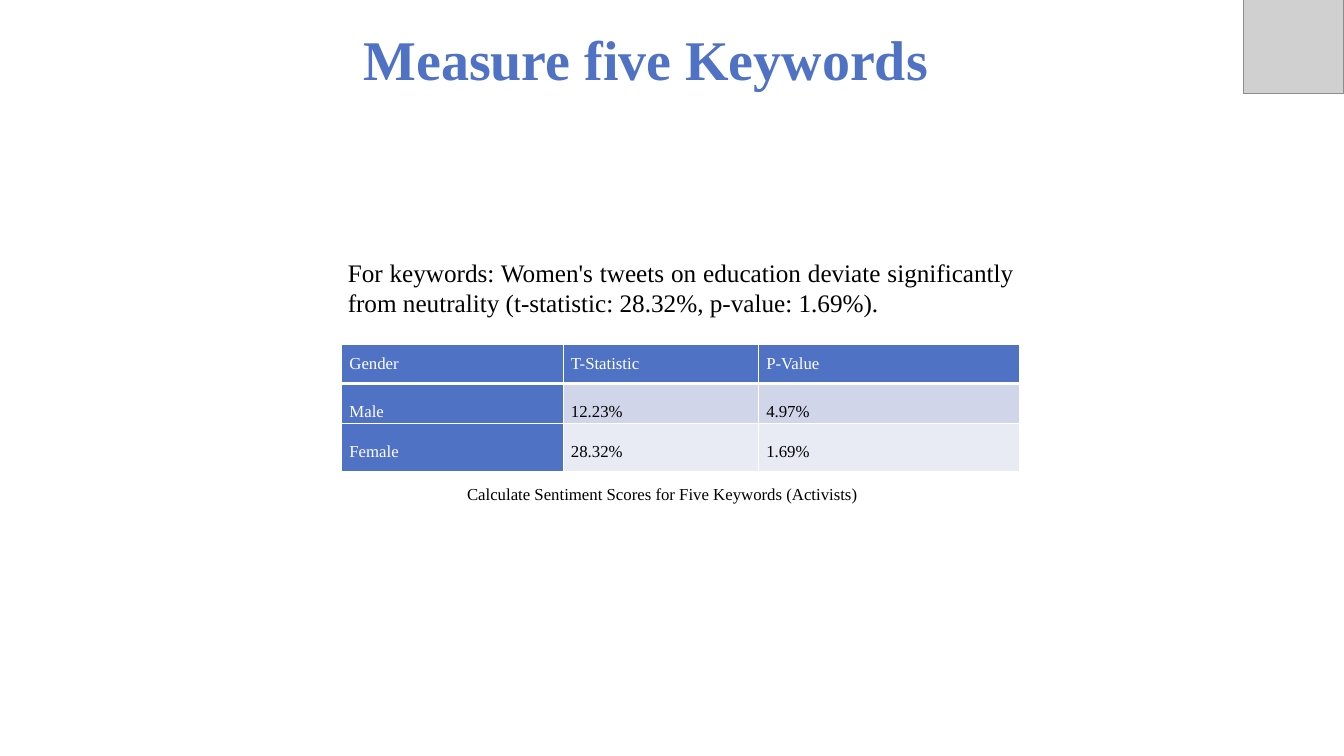
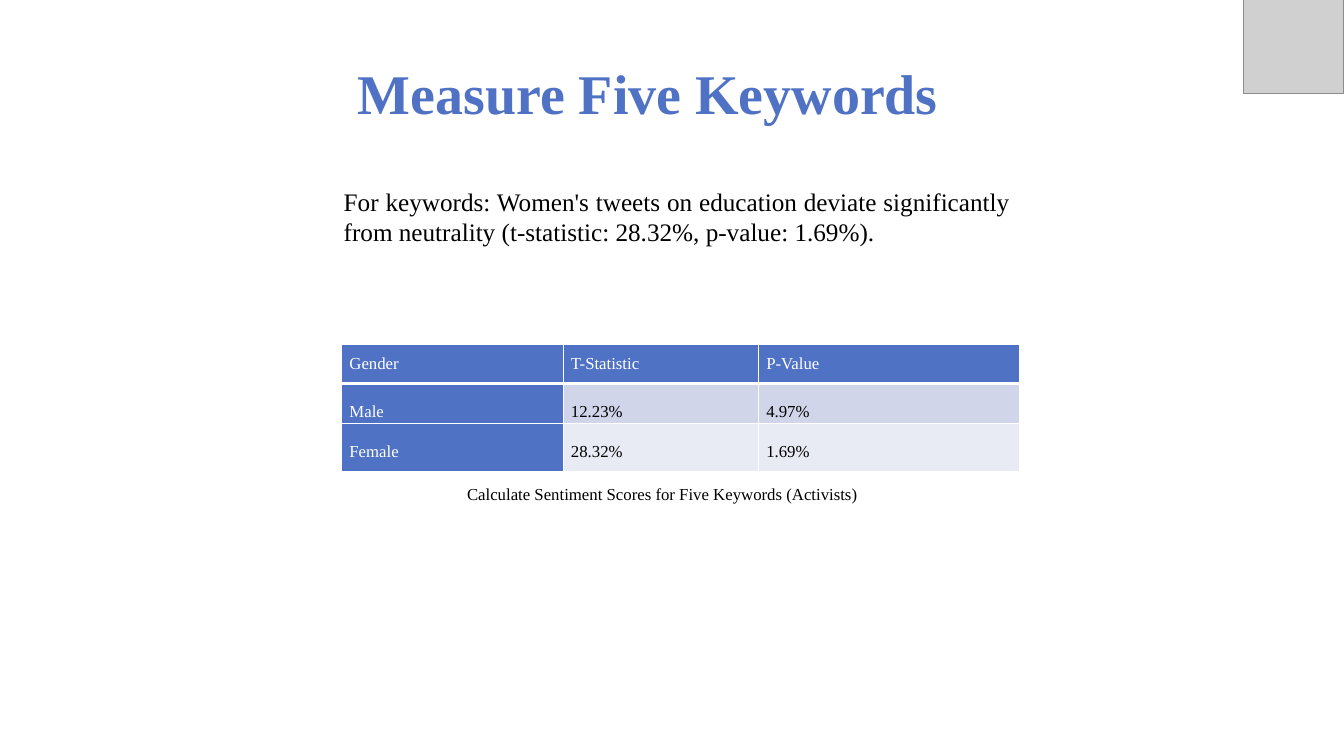
Before and after one commit to Saboor-Hamedi/Master-Thesis, a slide deck: slide 15 of thesis presentation/Thesis Presetation.pptx (slide 18 before the commit). Drawn at 1344x756 pixels with LibreOffice and Linux fonts; fonts in the diff are those of the drawing; grey boxes stand for pictures; background and template pictures are left out. Boxes give left, top, right and bottom in pixels: in the first picture for what was removed or moved away, otherwise in the second. Text is boxed around its words. In the diff, an @@ line names an element or a change of style, - is before the commit and + after.

```diff
--- a/thesis presentation/Thesis Presetation.pptx
+++ b/thesis presentation/Thesis Presetation.pptx
@@ text at bbox=[358, 75, 937, 125]: text changed @@
-Measure five Keywords
+Measure Five Keywords
@@ text "For keywords: Women's tweets on ...": place and size @@
-text "For keywords: Women's tweets on ..." at bbox=[348, 264, 1013, 318]
+text "For keywords: Women's tweets on ..." at bbox=[344, 193, 1009, 247]
```
Also in this commit, not shown: 15 other slides changed, 2 slides added, 4 slides removed.
